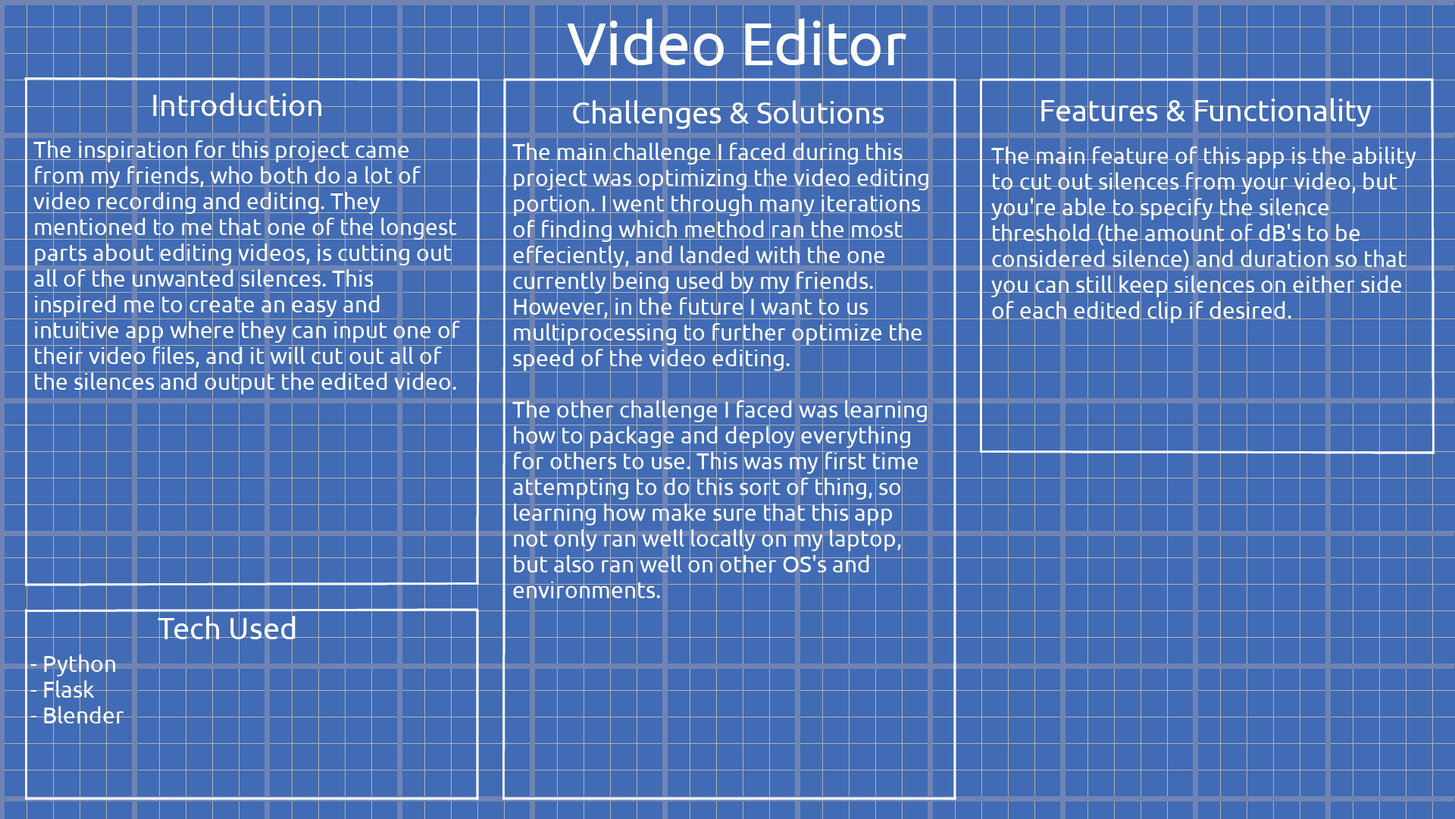
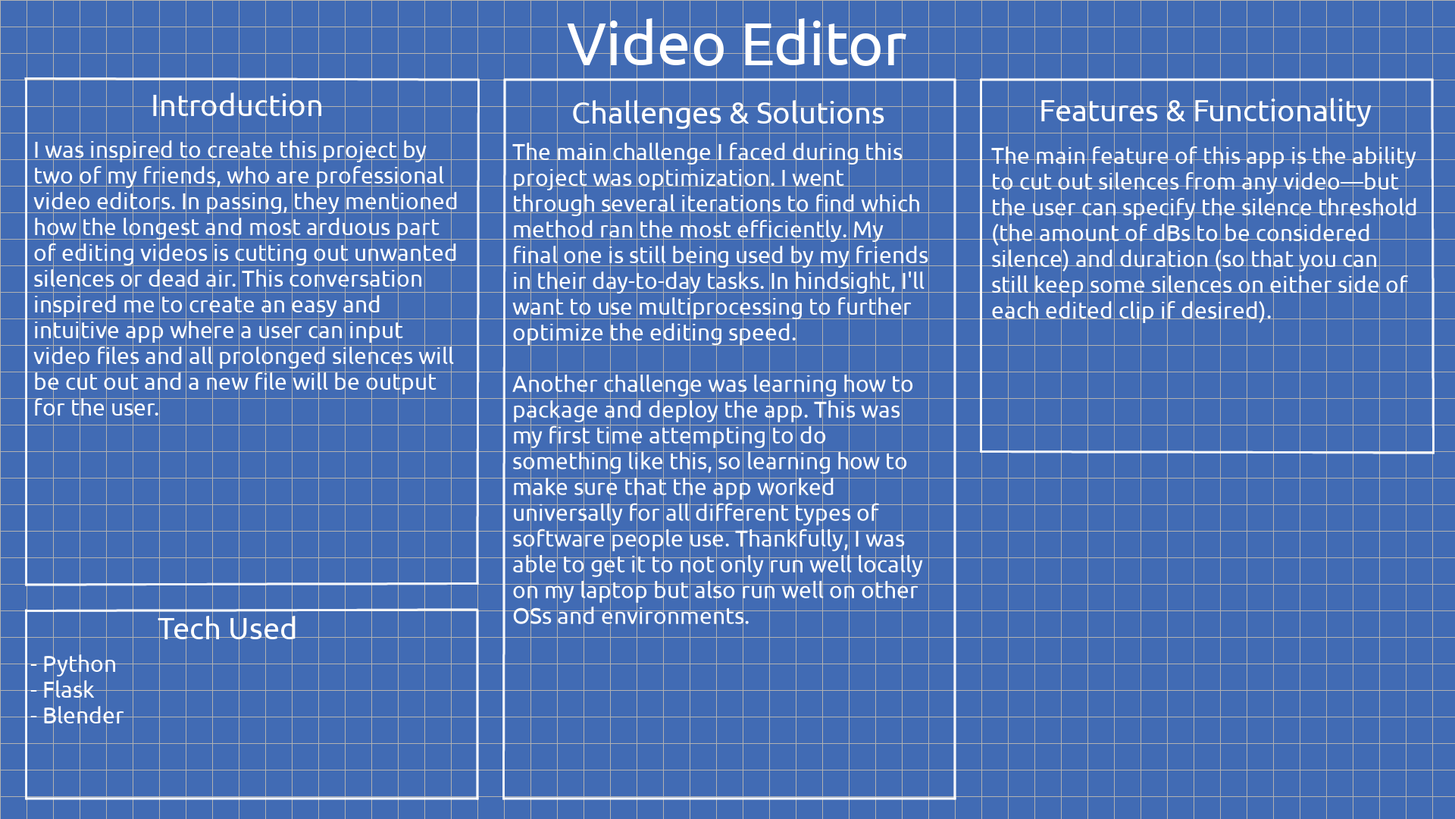
Layer changes from the first 1455px x 819px image to the second:
painted on "The main challenge I faced dur..." over [512, 168, 929, 624]
painted on "The main feature of this app i..." over [991, 172, 1417, 323]
renamed "The inspiration for this proje..." to "I was inspired to create this ...", painted on it over [33, 140, 461, 416]
hid "Grid Lines Large" over [0, 0, 1455, 819]
